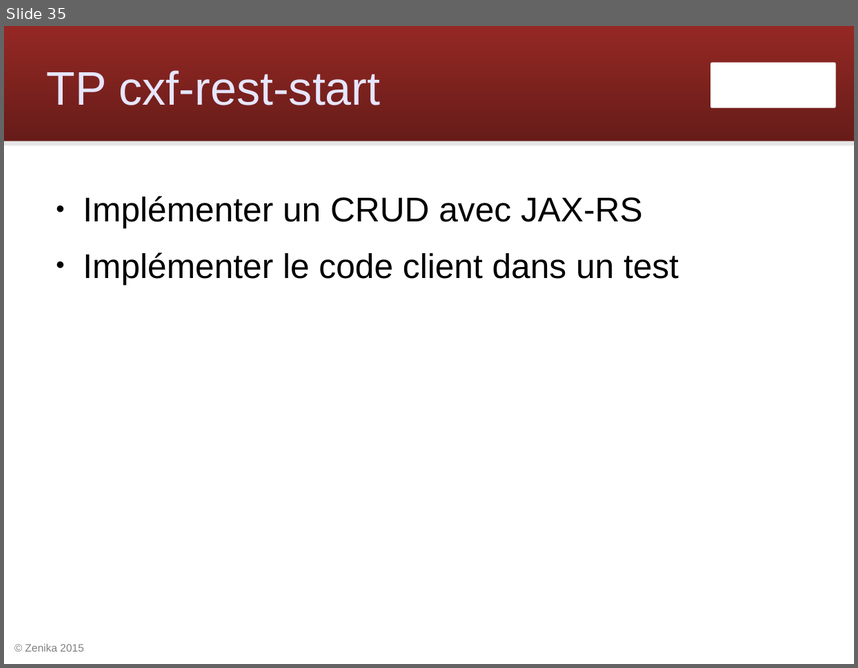
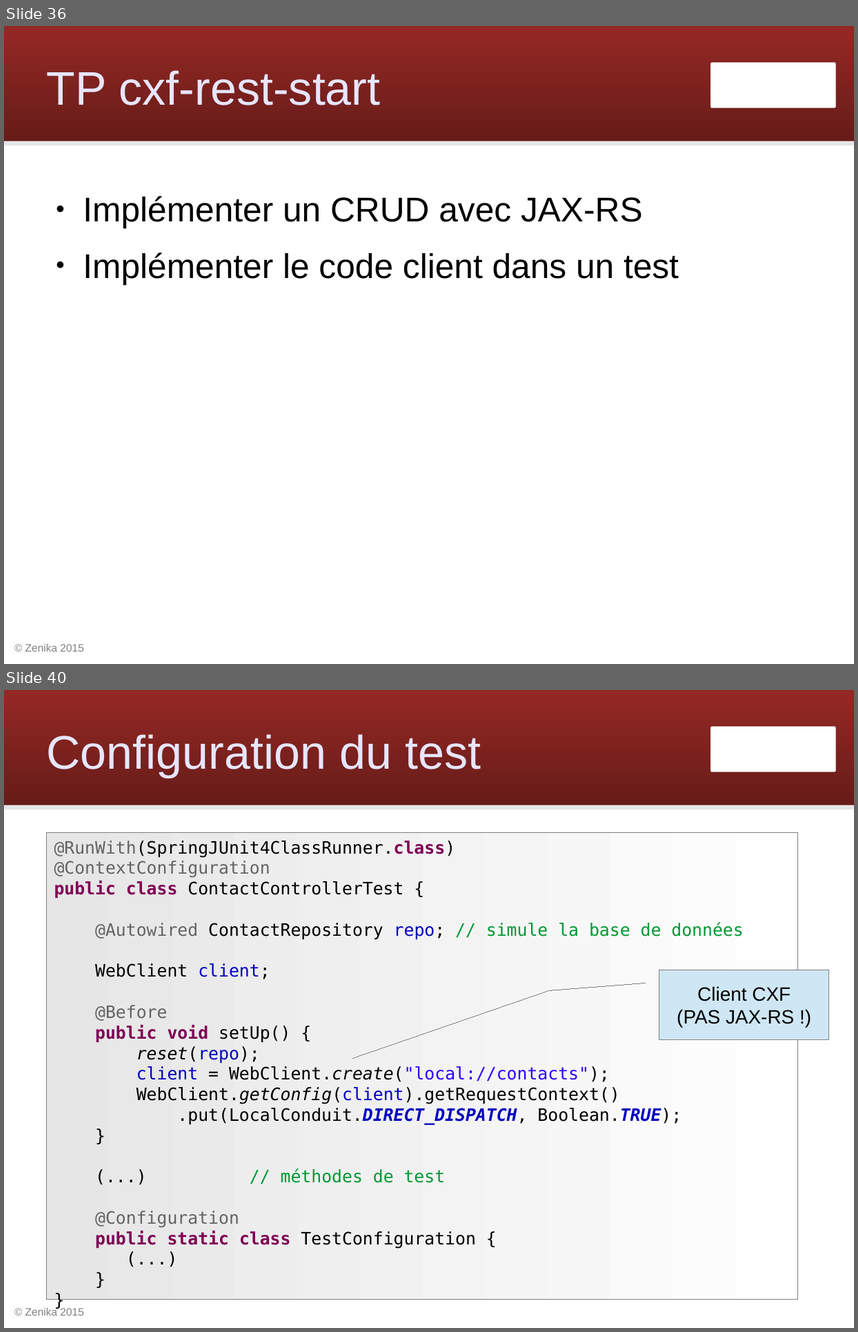
Before and after one commit to Zenika/workshop-cxf-rest, a slide deck: cxf-rest-workshop.odp. Shown one above the other, each under a label of ours: slide 35 before the commit, slides 36 and 40 after it; the slides between them are not shown. The pictures are 858x668 and 858x1332 pixels, drawn with LibreOffice and Linux fonts; fonts in the diff are those of the drawing; background and template pictures are left out. Boxes give left, top, right and bottom in pixels: in the first picture for what was removed or moved away, otherwise in the second. Text is boxed around its words. In the diff, an @@ line names an element or a change of style, - is before the commit and + after.

```diff
--- a/cxf-rest-workshop.odp
+++ b/cxf-rest-workshop.odp
@@ slide 40 added at (x1=4, y1=690, x2=854, y2=1328), background #FFFFFF; not listed: 4 template elements that a slide beside it also shows @@
@@ title added at (x1=47, y1=734, x2=481, y2=778), 44 pt, text #E6E6FF @@
+Configuration du test
@@ rectangle added at (x1=46, y1=833, x2=799, y2=1299), fill gradient #E6E6E6 to #FEFEFE, outline #808080 0 pt, 16 pt, text #000000 @@
+@RunWith(SpringJUnit4ClassRunner.class)
+@ContextConfiguration
+public class ContactControllerTest {
+@Autowired ContactRepository repo; // simule la base de données
+WebClient client;
+@Before
+public void setUp() {
+reset(repo);
+client = WebClient.create("local://contacts");
+WebClient.getConfig(client).getRequestContext()
+.put(LocalConduit.DIRECT_DISPATCH, Boolean.TRUE);
+}
+(...) // méthodes de test
+@Configuration
+public static class TestConfiguration {
+(...)
+}
+}
@@ border callout added at (x1=660, y1=970, x2=829, y2=1039), fill #CFE7F5, outline #808080 0 pt, 18 pt, text #000000 @@
+Client CXF
+(PAS JAX-RS !)
@@ what was slide 35 is now slide 36 @@
```
Also in this commit, not shown: 39 other slides added, 18 other files.
